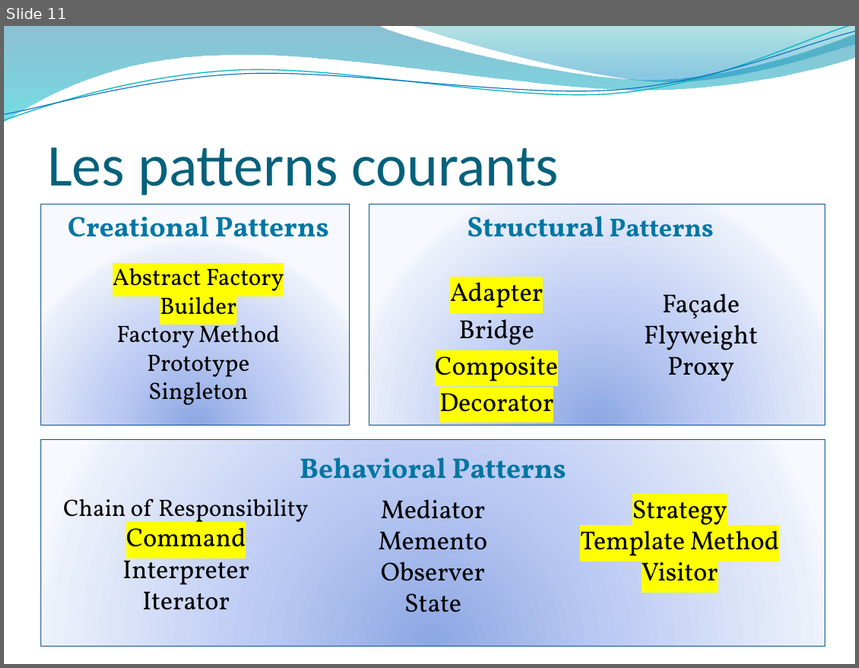
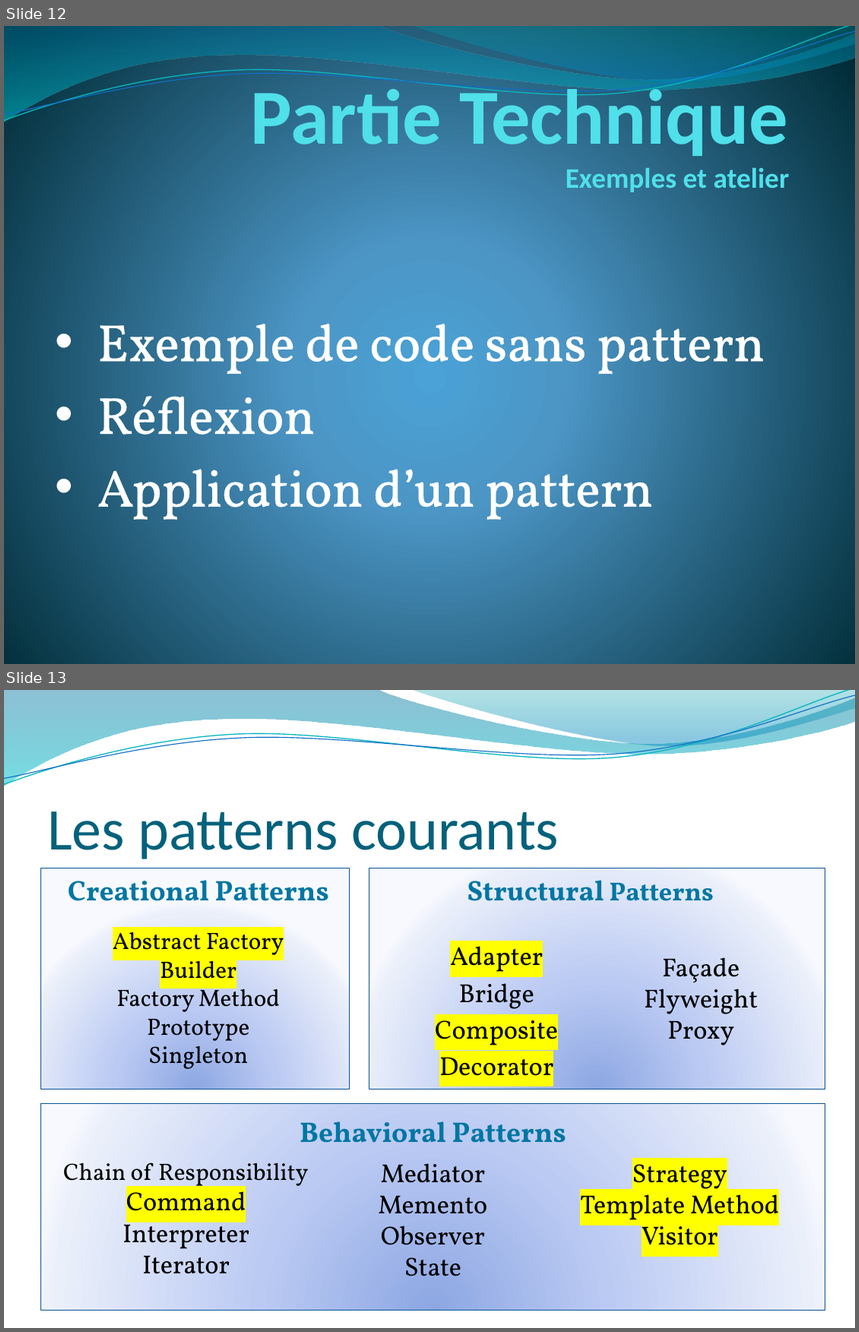
Before and after one commit to Eregrith/Prez, a slide deck: Design patterns.pptx. Shown one above the other, each under a label of ours: slide 11 before the commit, slides 12 and 13 after it. The pictures are 859x668 and 859x1332 pixels, drawn with LibreOffice and Linux fonts; fonts in the diff are those of the drawing; background and template pictures are left out. Boxes give left, top, right and bottom in pixels: in the first picture for what was removed or moved away, otherwise in the second. Text is boxed around its words. In the diff, an @@ line names an element or a change of style, - is before the commit and + after.

Commit message:
Update du powerpoint avec deux slides Questions + Partie technique

```diff
--- a/Design patterns.pptx
+++ b/Design patterns.pptx
@@ slide 12 added at box(4, 26, 855, 664), background gradient #4AA0D6 to #4C98C7 to #002C38; not listed: 4 template elements that a slide beside it also shows @@
@@ text added at box(251, 79, 790, 192), 24 pt, text #51E0EA, bold @@
+Partie Technique
+Exemples et atelier
@@ text added at box(97, 312, 765, 530), 44 pt, text #FFFFFF @@
+• Exemple de code sans pattern
+• Réflexion
+• Application d’un pattern
@@ what was slide 11 is now slide 13 @@
```
Also in this commit, not shown: 1 other slide added.
